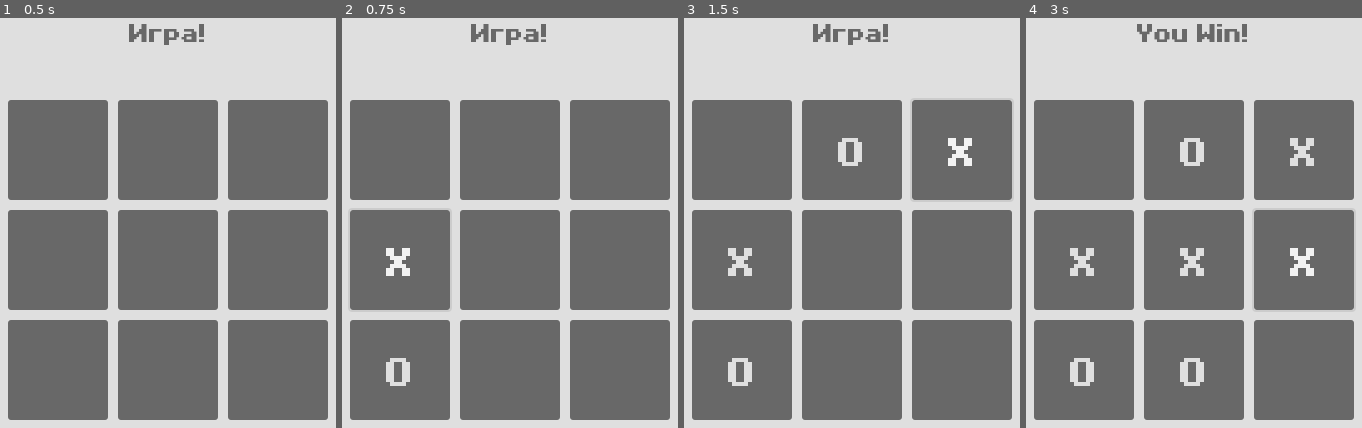
Above: before the commit, frames 1-4 (left to right).
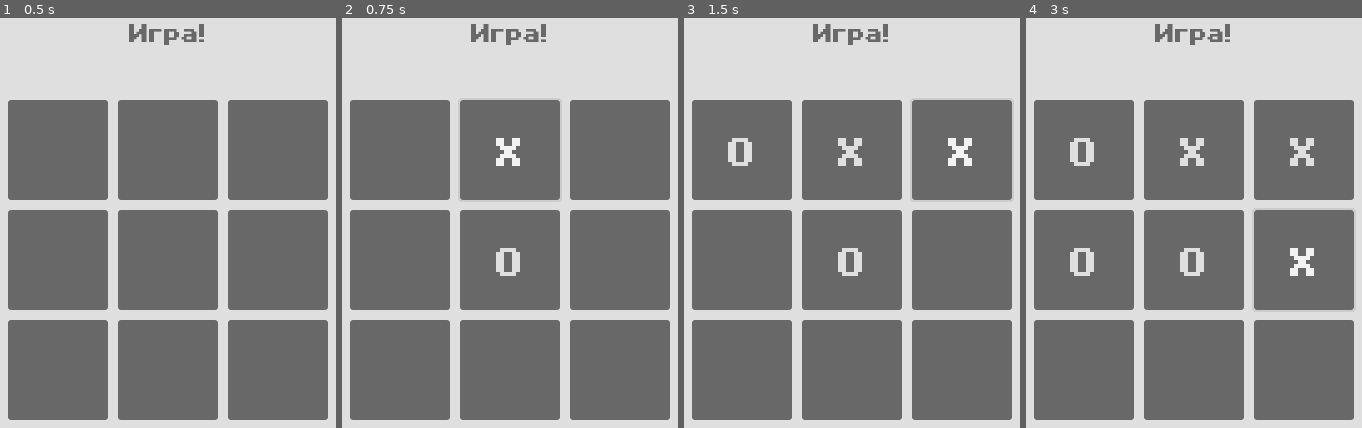
Above: after the commit, the same moments.

Repository: KanoAlgiz/Noughts-and-Crosses
Game: Godot game, scene res://game.tscn
The game is run twice, just before and just after one commit, with the same random seed, the same clock (stepped at 60 frames per second) and the same inputs.
Inputs (mouse positions are in pixels of both pictures, inside the frame that each line leads up to; where the layout moved, square brackets give the same spot in the first picture):
- Up to frame 1 (0.5 s): no input
- Up to frame 2 (0.75 s): click (510, 149) [399, 259] at 0.5 s
- Up to frame 3 (1.5 s): click (962, 149) at 1.27 s
- Up to frame 4 (3 s): click (1194, 259) at 2.02 s; click (1304, 259) at 2.77 s

Frame 1 is identical in both runs. In frame 2, 1.3% of the frame differs, in the area x 13-53%, y 29-90%; in frame 3, 1.5%; in frame 4, 2.5%, in the area x 13-66%, y 1-90%.

Commit message:
implemented first minmax version

Diff:
--- a/game.tscn
+++ b/game.tscn
@@ -51,6 +51,24 @@
 text = "?"
 script = ExtResource("4_mjl6g")
 
+[node name="Cell-1-0" type="Button" parent="Interface/CenterContainer/Grid"]
+unique_name_in_owner = true
+custom_minimum_size = Vector2(100, 100)
+layout_mode = 2
+theme = ExtResource("3_7r7jh")
+text = "?"
+script = ExtResource("4_mjl6g")
+x = 1
+
+[node name="Cell-2-0" type="Button" parent="Interface/CenterContainer/Grid"]
+unique_name_in_owner = true
+custom_minimum_size = Vector2(100, 100)
+layout_mode = 2
+theme = ExtResource("3_7r7jh")
+text = "?"
+script = ExtResource("4_mjl6g")
+x = 2
+
 [node name="Cell-0-1" type="Button" parent="Interface/CenterContainer/Grid"]
 unique_name_in_owner = true
 custom_minimum_size = Vector2(100, 100)
@@ -58,6 +76,26 @@
 theme = ExtResource("3_7r7jh")
 text = "?"
 script = ExtResource("4_mjl6g")
+y = 1
+
+[node name="Cell-1-1" type="Button" parent="Interface/CenterContainer/Grid"]
+unique_name_in_owner = true
+custom_minimum_size = Vector2(100, 100)
+layout_mode = 2
+theme = ExtResource("3_7r7jh")
+text = "?"
+script = ExtResource("4_mjl6g")
+x = 1
+y = 1
+
+[node name="Cell-2-1" type="Button" parent="Interface/CenterContainer/Grid"]
+unique_name_in_owner = true
+custom_minimum_size = Vector2(100, 100)
+layout_mode = 2
+theme = ExtResource("3_7r7jh")
+text = "?"
+script = ExtResource("4_mjl6g")
+x = 2
 y = 1
 
 [node name="Cell-0-2" type="Button" parent="Interface/CenterContainer/Grid"]
@@ -69,25 +107,6 @@
 script = ExtResource("4_mjl6g")
 y = 2
 
-[node name="Cell-1-0" type="Button" parent="Interface/CenterContainer/Grid"]
-unique_name_in_owner = true
-custom_minimum_size = Vector2(100, 100)
-layout_mode = 2
-theme = ExtResource("3_7r7jh")
-text = "?"
-script = ExtResource("4_mjl6g")
-x = 1
-
-[node name="Cell-1-1" type="Button" parent="Interface/CenterContainer/Grid"]
-unique_name_in_owner = true
-custom_minimum_size = Vector2(100, 100)
-layout_mode = 2
-theme = ExtResource("3_7r7jh")
-text = "?"
-script = ExtResource("4_mjl6g")
-x = 1
-y = 1
-
 [node name="Cell-1-2" type="Button" parent="Interface/CenterContainer/Grid"]
 unique_name_in_owner = true
 custom_minimum_size = Vector2(100, 100)
@@ -97,25 +116,6 @@
 script = ExtResource("4_mjl6g")
 x = 1
 y = 2
-
-[node name="Cell-2-0" type="Button" parent="Interface/CenterContainer/Grid"]
-unique_name_in_owner = true
-custom_minimum_size = Vector2(100, 100)
-layout_mode = 2
-theme = ExtResource("3_7r7jh")
-text = "?"
-script = ExtResource("4_mjl6g")
-x = 2
-
-[node name="Cell-2-1" type="Button" parent="Interface/CenterContainer/Grid"]
-unique_name_in_owner = true
-custom_minimum_size = Vector2(100, 100)
-layout_mode = 2
-theme = ExtResource("3_7r7jh")
-text = "?"
-script = ExtResource("4_mjl6g")
-x = 2
-y = 1
 
 [node name="Cell-2-2" type="Button" parent="Interface/CenterContainer/Grid"]
 unique_name_in_owner = true
@@ -128,11 +128,11 @@
 y = 2
 
 [connection signal="pressed" from="Interface/CenterContainer/Grid/Cell-0-0" to="Interface/CenterContainer/Grid/Cell-0-0" method="_on_pressed"]
+[connection signal="pressed" from="Interface/CenterContainer/Grid/Cell-1-0" to="Interface/CenterContainer/Grid/Cell-1-0" method="_on_pressed"]
+[connection signal="pressed" from="Interface/CenterContainer/Grid/Cell-2-0" to="Interface/CenterContainer/Grid/Cell-2-0" method="_on_pressed"]
 [connection signal="pressed" from="Interface/CenterContainer/Grid/Cell-0-1" to="Interface/CenterContainer/Grid/Cell-0-1" method="_on_pressed"]
+[connection signal="pressed" from="Interface/CenterContainer/Grid/Cell-1-1" to="Interface/CenterContainer/Grid/Cell-1-1" method="_on_pressed"]
+[connection signal="pressed" from="Interface/CenterContainer/Grid/Cell-2-1" to="Interface/CenterContainer/Grid/Cell-2-1" method="_on_pressed"]
 [connection signal="pressed" from="Interface/CenterContainer/Grid/Cell-0-2" to="Interface/CenterContainer/Grid/Cell-0-2" method="_on_pressed"]
-[connection signal="pressed" from="Interface/CenterContainer/Grid/Cell-1-0" to="Interface/CenterContainer/Grid/Cell-1-0" method="_on_pressed"]
-[connection signal="pressed" from="Interface/CenterContainer/Grid/Cell-1-1" to="Interface/CenterContainer/Grid/Cell-1-1" method="_on_pressed"]
 [connection signal="pressed" from="Interface/CenterContainer/Grid/Cell-1-2" to="Interface/CenterContainer/Grid/Cell-1-2" method="_on_pressed"]
-[connection signal="pressed" from="Interface/CenterContainer/Grid/Cell-2-0" to="Interface/CenterContainer/Grid/Cell-2-0" method="_on_pressed"]
-[connection signal="pressed" from="Interface/CenterContainer/Grid/Cell-2-1" to="Interface/CenterContainer/Grid/Cell-2-1" method="_on_pressed"]
 [connection signal="pressed" from="Interface/CenterContainer/Grid/Cell-2-2" to="Interface/CenterContainer/Grid/Cell-2-2" method="_on_pressed"]
--- a/scripts/Array2D.gd
+++ b/scripts/Array2D.gd
@@ -30,3 +30,9 @@
 		if item == 0: return false
 
 	return true
+
+func getCopy() -> Array2D:
+	var copy = Array2D.new(xSize, ySize)
+	for i in data.size():
+		copy.data[i] = data[i]
+	return copy
--- a/scripts/Game.gd
+++ b/scripts/Game.gd
@@ -2,7 +2,6 @@
 class_name Game
 
 # X = 1, O = -1, EMPTY = 0
-
 @onready var interface: Interface = %Interface
 var winChecker: WinChecker = WinChecker.new()
 var board: Array2D = Array2D.new(3, 3)
@@ -10,29 +9,28 @@
 var isGameOver = false
 
 func _ready():
-	aiStrategy = RandomCellStrategy.new()
+	#aiStrategy = RandomCellStrategy.new()
+	aiStrategy = MinMaxStrategy.new()
 	interface.refresh(board)
 
 func onPlayerMove(x, y):
+	if winChecker.isWinningMove(board, x, y, 1):
+		interface.showText("You Win!")
+		isGameOver = true
+
 	board.setValue(x, y, 1)
-	checkForGameEnd(x, y)
+
+	if !isGameOver and board.isAllFilled():
+		interface.showText("Tie!")
+		isGameOver = true
 
 	if !isGameOver:
 		var selectedIndex: Dictionary = aiStrategy.selectCell(board)
+
+		if winChecker.isWinningMove(board, selectedIndex["x"], selectedIndex["y"], -1):
+			interface.showText("You Lose!")
+			isGameOver = true
+
 		board.setValue(selectedIndex["x"], selectedIndex["y"], -1)
-		checkForGameEnd(selectedIndex["x"], selectedIndex["y"])
 
 	interface.refresh(board)
-
-func checkForGameEnd(moveX: int, moveY: int):
-	var winner =  winChecker.getWinnerForMove(board, moveX, moveY)
-
-	if winner == -1:
-		interface.showText("You Lose!")
-		isGameOver = true
-	elif winner == 1:
-		interface.showText("You Win!")
-		isGameOver = true
-	elif board.isAllFilled():
-		interface.showText("Tie!")
-		isGameOver = true
--- a/scripts/Interface.gd
+++ b/scripts/Interface.gd
@@ -28,7 +28,6 @@
 
 func convertCellValueToText(value: int) -> String:
 	var result: String
-
 	match value:
 		0:
 			result = ""
--- /dev/null
+++ b/scripts/ai/MinMaxStrategy.gd
@@ -0,0 +1,60 @@
+extends AiStrategy
+class_name MinMaxStrategy
+
+var checker: WinChecker = WinChecker.new()
+var actionNum = 0
+
+# best move for O is negative
+func selectCell(board: Array2D) -> Dictionary:
+	var bestScore = null
+	var moveScore
+	actionNum = 0
+	var bestMove: Dictionary = {"x": null, "y": null}
+	var boardCopy = board.getCopy();
+
+	for x in 3:
+		for y in 3:
+			if boardCopy.getValue(x, y) == 0:
+				moveScore = getMoveScore(boardCopy, x, y, -1)
+				if moveScore == -1:
+					return {"x": x, "y": y}
+				if bestScore == null || moveScore < bestScore:
+					bestScore = moveScore
+					bestMove["x"] = x
+					bestMove["y"] = y
+
+	return bestMove
+
+func getMoveScore(board: Array2D, moveX: int, moveY: int, playerMark: int):
+	actionNum += 1
+	if checker.isWinningMove(board, moveX, moveY, playerMark): return playerMark
+
+	board.setValue(moveX, moveY, playerMark)
+
+	if board.isAllFilled():
+		board.setValue(moveX, moveY, 0)
+		return 0
+
+	var score = null
+	var moveScore
+
+	for x in 3:
+		for y in 3:
+			if board.getValue(x, y) == 0:
+				moveScore = getMoveScore(board, x, y, -playerMark)
+
+				if moveScore == playerMark:
+					board.setValue(moveX, moveY, 0)
+					return moveScore
+
+				if score == null:
+					score = moveScore
+					continue
+
+				if playerMark == 1 && moveScore > score:
+					score = moveScore
+				elif playerMark == -1 && moveScore < score:
+					score = moveScore
+
+	board.setValue(moveX, moveY, 0)
+	return score
--- a/scripts/ai/MiniMaxStrategy.gd
+++ /dev/null
@@ -1,23 +0,0 @@
-extends AiStrategy
-class_name MiniMaxStrategy
-
-var checker: WinChecker = WinChecker.new()
-
-func selectCell(board: Array2D) -> Dictionary:
-	# get best move
-	var bestScore = 0
-	var moveScore
-	var bestMove: Dictionary
-
-	for x in 3:
-		for y in 3:
-			moveScore = getMoveScore(board, x, y, true)
-			if moveScore > bestScore:
-				bestScore = moveScore
-				bestMove = {x: x, y: y}
-
-	return bestMove
-
-func getMoveScore(board: Array2D, x: int, y: int, isMyMove: bool):
-	#winner = get winner for board with new mark
-	pass
--- a/scripts/ai/WinChecker.gd
+++ b/scripts/ai/WinChecker.gd
@@ -2,24 +2,29 @@
 class_name WinChecker
 
 # X = 1, O = -1, NO_WINNER = 0
-func getWinnerForMove(board: Array2D, moveX: int, moveY: int) -> int:
-	var winner
+func isWinningMove(board: Array2D, moveX: int, moveY: int, playerMark: int) -> bool:
+	if isWinningLine(board, moveX, moveY, playerMark): return true
+	if isWinningColumn(board, moveX, moveY, playerMark): return true
+	if moveY == moveX and isWinningFirstDiagonal(board, moveX, playerMark): return true
+	if moveY + moveX == 2 and isWinningSecondDiagonal(board, moveX, playerMark): return true
+	return false
 
-	if isEqual(board.getValue(moveX, 0), board.getValue(moveX, 1), board.getValue(moveX, 2)):
-		return board.getValue(moveX, 0)
+func isWinningLine(board: Array2D, moveX: int, moveY: int, playerMark: int) -> bool:
+	for x in 3:
+		if x != moveX and board.getValue(x, moveY) != playerMark: return false
+	return true
 
-	if isEqual(board.getValue(0, moveY), board.getValue(1, moveY), board.getValue(2, moveY)):
-		return board.getValue(0, moveY)
+func isWinningColumn(board: Array2D, moveX: int, moveY: int, playerMark: int) -> bool:
+	for y in 3:
+		if y != moveY and board.getValue(moveX, y) != playerMark: return false
+	return true
 
-	if moveX == moveY:
-		if isEqual(board.getValue(0, 0), board.getValue(1, 1), board.getValue(2, 2)):
-			return board.getValue(1, 1)
+func isWinningFirstDiagonal(board: Array2D, moveX: int, playerMark: int):
+	for i in 3:
+		if moveX != i and board.getValue(i, i) != playerMark: return false
+	return true
 
-	if moveX + moveY == 2:
-		if isEqual(board.getValue(0, 2), board.getValue(1, 1), board.getValue(2, 0)):
-			return board.getValue(1, 1)
-
-	return 0
-
-func isEqual(first: int, second: int, third: int) -> bool:
-	return first == second and second == third
+func isWinningSecondDiagonal(board: Array2D, moveX: int, playerMark: int):
+	for x in 3:
+		if moveX != x and board.getValue(x, 2 - x) != playerMark: return false
+	return true
Not shown, removed: gam15F9.tmp
Not shown, removed: gamF9B7.tmp
